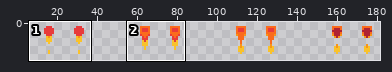
Two versions of one sprite sheet, Assets/small_engine_03_sheet.png. The first picture is a wide view before the edit; the outline marks the close-up.
Close-up. Earlier state:
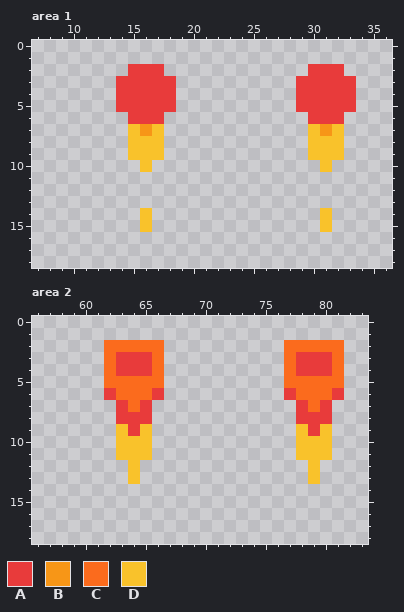
The file is 192x48 pixels. Shown: area 1: x 7..36, y 0..18; area 2: x 56..83, y 0..18. The old version is drawn lined up with the new one, on the new canvas. The wide view leaves out empty margins. The commit also changed other parts of the picture, which this record leaves out.
Palette (. is transparent): A #e83b3b  B #f79617  C #fb6b1d  D #f9c22b
Pixels before, area 1, first column x 14:
 2 .AAA............AAA.
 3 AAAAA..........AAAAA
 4 AAAAA..........AAAAA
 5 AAAAA..........AAAAA
 6 .AAA............AAA.
 7 .DBD............DBD.
 8 .DDD............DDD.
 9 .DDD............DDD.
10 ..D..............D..
11 ....................
12 ....................
13 ....................
14 ..D..............D..
15 ..D..............D..
Pixels before, area 2, first column x 62:
 2 CCCCC..........CCCCC
 3 CAAAC..........CAAAC
 4 CAAAC..........CAAAC
 5 CCCCC..........CCCCC
 6 ACCCA..........ACCCA
 7 .ACA............ACA.
 8 .AAA............AAA.
 9 .DAD............DAD.
10 .DDD............DDD.
11 .DDD............DDD.
12 ..D..............D..
13 ..D..............D..
Now the later version:
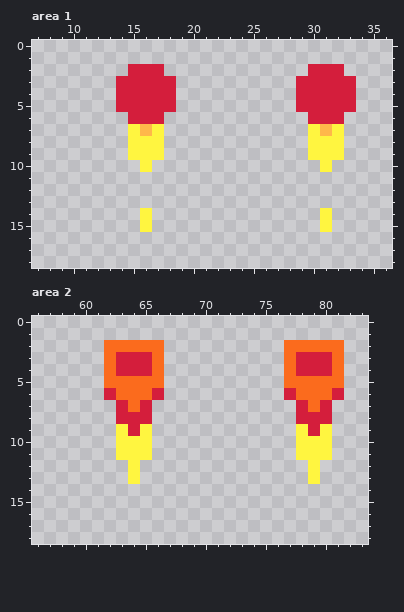
From old to new:
canvas 192x48 -> 192x19, the old top-left corner now at 0,-29 (the part of the old canvas that was cut away was empty and is not shown)
colour A: #e83b3b -> #d41e3c
colour B: #f79617 -> #ffb84a
colour D: #f9c22b -> #fff540
